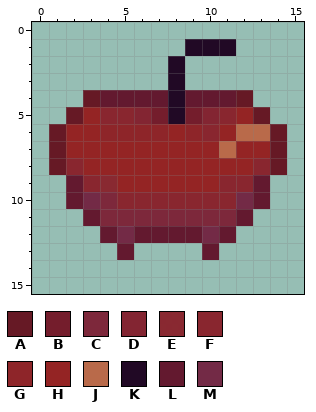
Two states of a pixel-art sprite, Assets/Sprites/Portraits/Fruit_Manzanai.png. Above is the file before it was changed.
The file is 16x16 pixels. Colours within 5 levels of each other are drawn and written as one.
Palette (. is transparent): A #661925  B #741d2c  C #7d283b  D #832532  E #89252ef9  F #89262f  G #8e2428fe  H #942424  J #b96a4a  K #210925  L #63192f  M #732a46
Now the later version:
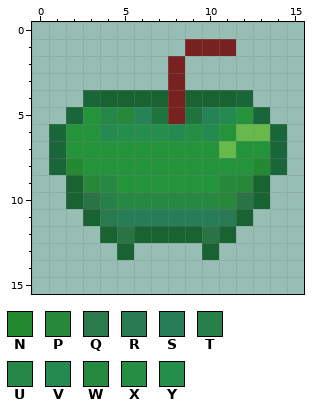
Colours new in this view: N #248a31  P #268838  Q #297a4c  R #297a52  S #287d59  T #278047  U #258848  V #248b50  W #268942  X #248f42  Y #248f4a
Commit: manzanita restablished
The exact change:
Colour A changes from #661925 to #19663a.
Colour B changes from #741d2c to #1d743c.
Colour D changes from #832532 to #258355.
Colour H changes from #942424 to #24943b.
Colour J changes from #b96a4a to #66b94a.
Colour K changes from #210925 to #772121.
Colour L changes from #63192f to #196333.
Colour M changes from #732a46 to #2a7344.
Colour N replaces colour F in row 8 at x 2 and 13.
Colour P replaces colour F in row 5 at x 5; in row 9 at x 3 and 11 to 12; in row 10 at x 11.
Colour Q replaces colour C in row 11 at x 4.
Colour R replaces colour C in row 11 at x 11.
Colour S replaces colour C in row 11 at x 5 to 10.
Colour T replaces colour C in row 10 at x 4.
Colour U replaces colour F in row 5 at x 4.
Colour V replaces colour F in row 5 at x 11; in row 6 at x 10.
Colour V replaces colour G in row 6 at x 4.
Colour V replaces colour H in row 6 at x 8.
Colour W replaces colour E in row 9 at x 4.
Colour W replaces colour F in row 10 at x 5 to 10.
Colour X replaces colour G in row 6 at x 9.
Colour Y replaces colour G in row 6 at x 5 to 7.
Changed places in both pictures, as pixel boxes (x1, y1, x2, y2):
changed: (49, 39, 287, 260)
